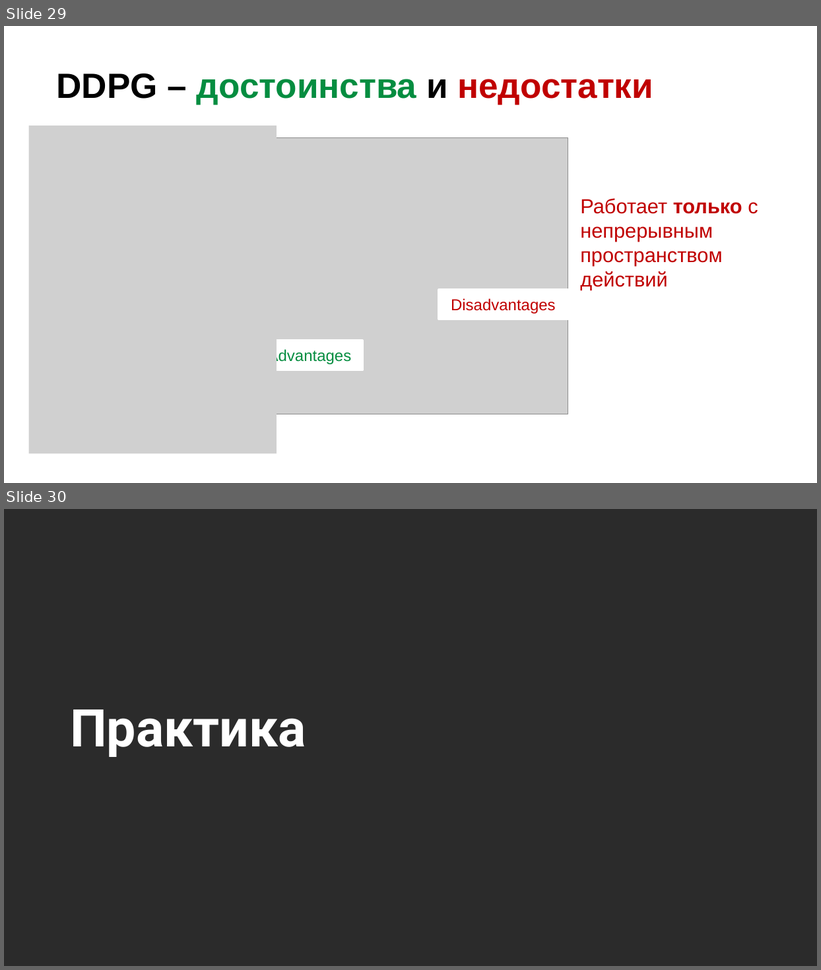
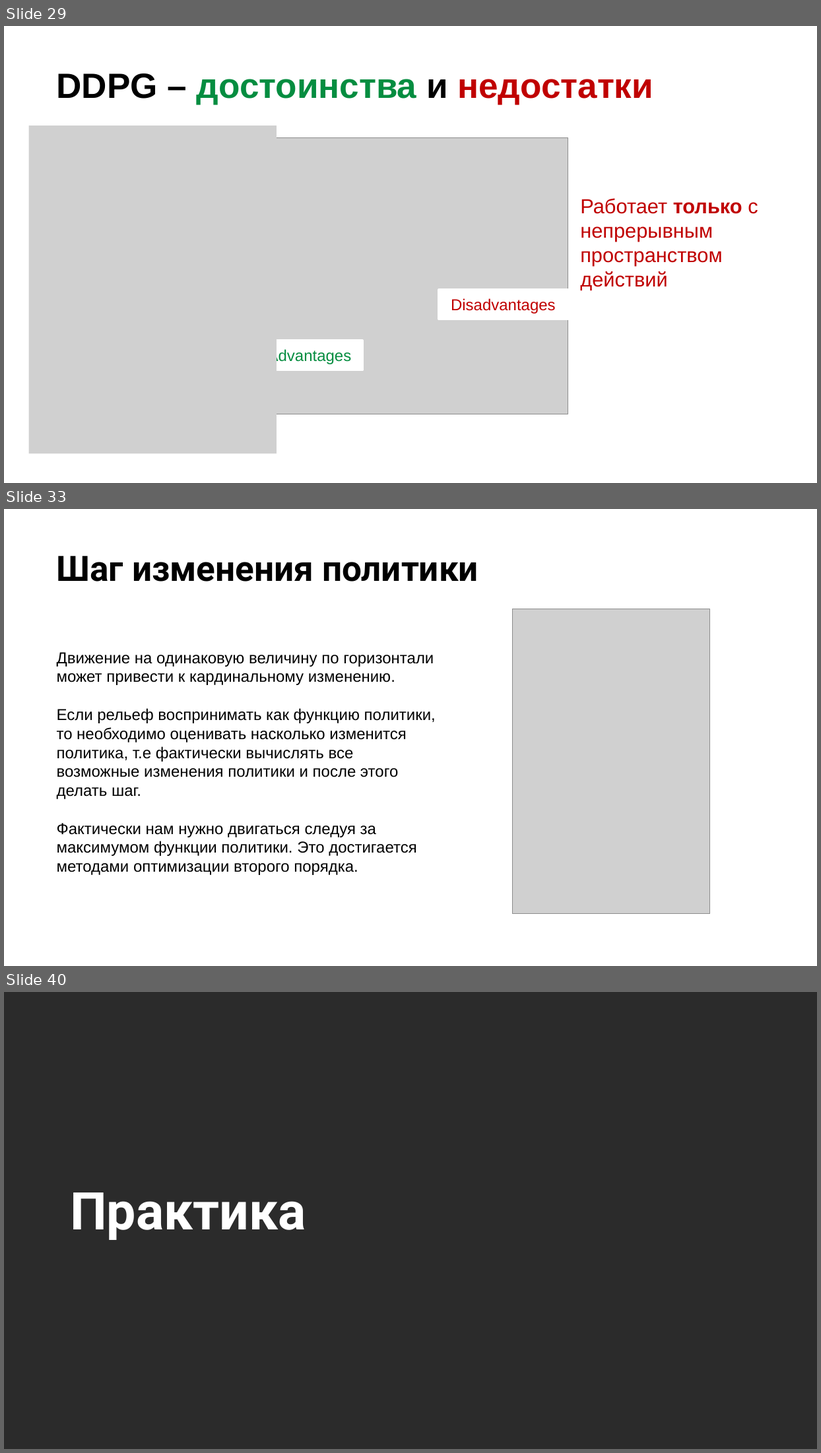
Before and after one commit to stureiko/Otus_lectures, a slide deck: ML Adv/28 - Actor-Critic/Presentation/Actor-Critic.pptx. Shown one above the other, each under a label of ours: slides 29 and 30 before the commit, slides 29, 33 and 40 after it; the slides between them are not shown. The pictures are 821x970 and 821x1453 pixels, drawn with LibreOffice and Linux fonts; fonts in the diff are those of the drawing; grey boxes stand for pictures; background and template pictures are left out; a plain dark background stands for a picture behind light text. Boxes give left, top, right and bottom in pixels: in the first picture for what was removed or moved away, otherwise in the second. Text is boxed around its words. In the diff, an @@ line names an element or a change of style, - is before the commit and + after.

```diff
--- a/ML Adv/28 - Actor-Critic/Presentation/Actor-Critic.pptx
+++ b/ML Adv/28 - Actor-Critic/Presentation/Actor-Critic.pptx
@@ slide 33 added at [4, 509, 817, 966], background picture (left out) @@
@@ title added at [57, 556, 479, 582], 31 pt, text #000000, bold @@
+Шаг изменения политики
@@ picture added at [512, 609, 710, 914] @@
@@ text added at [57, 652, 436, 875], 14 pt, text #000000 @@
+Движение на одинаковую величину по горизонтали может привести к кардинальному изменению.
+Если рельеф воспринимать как функцию политики, то необходимо оценивать насколько изменится политика, т.е фактически вычислять все возможные изменения политики и после этого делать шаг.
+Фактически нам нужно двигаться следуя за максимумом функции политики. Это достигается методами оптимизации второго порядка.
@@ what was slide 30 is now slide 40 @@
```
Also in this commit, not shown: 6 slides changed, 9 other slides added, 4 slides removed, 4 other files.
